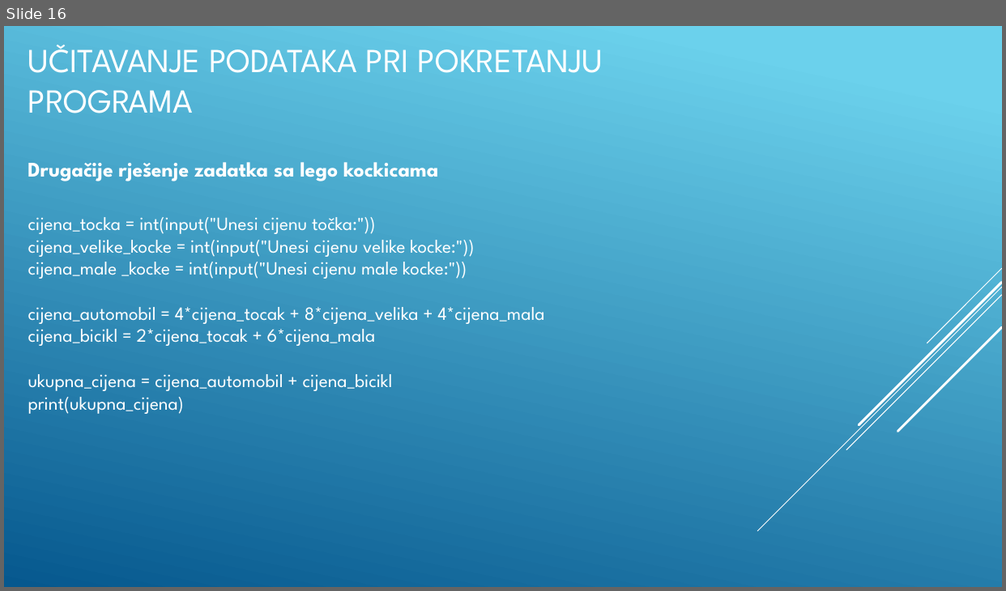
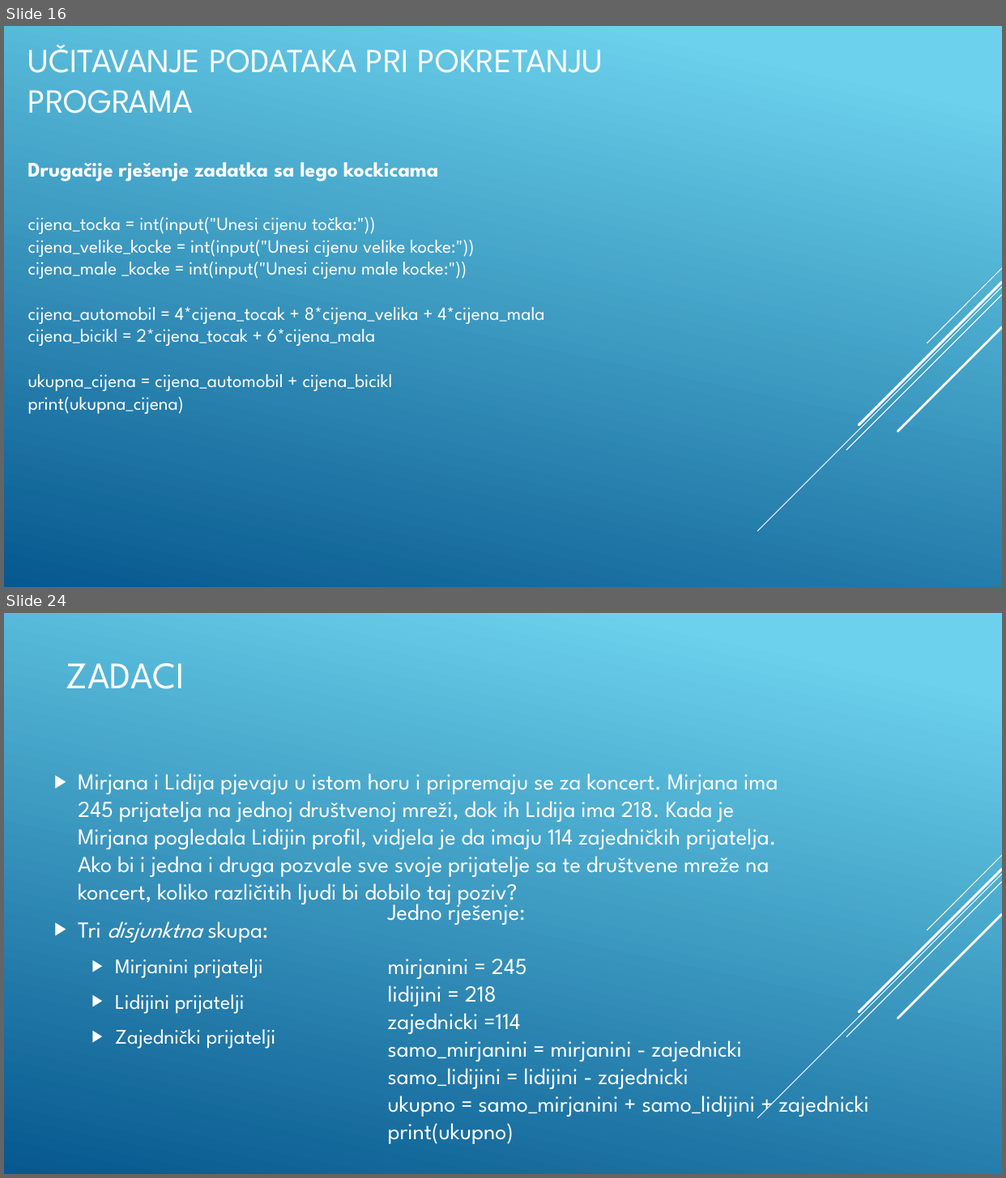
Before and after one commit to BaDnja/Kursevi, a slide deck: Python/Python-Osnovni-kurs/Izracunavanje/1-Osnovne aritmeticke operacije i primjena/Prezentacija.pptx. Shown one above the other, each under a label of ours: slide 16 before the commit, slides 16 and 24 after it; the slides between them are not shown. The pictures are 1006x591 and 1006x1178 pixels, drawn with LibreOffice and Linux fonts; fonts in the diff are those of the drawing. Boxes give left, top, right and bottom in pixels: in the first picture for what was removed or moved away, otherwise in the second. Text is boxed around its words. In the diff, an @@ line names an element or a change of style, - is before the commit and + after.

```diff
--- a/Python/Python-Osnovni-kurs/Izracunavanje/1-Osnovne aritmeticke operacije i primjena/Prezentacija.pptx
+++ b/Python/Python-Osnovni-kurs/Izracunavanje/1-Osnovne aritmeticke operacije i primjena/Prezentacija.pptx
@@ slide 24 added at (4, 613, 1002, 1174), background gradient #6ED2EB to #06588E; not listed: 5 template elements that a slide beside it also shows @@
@@ title added at (66, 663, 185, 689), 36 pt, text #FFFFFF @@
+ZADACI
@@ text added at (78, 773, 778, 1049), 22 pt, text #FFFFFF @@
+▶ Mirjana i Lidija pjevaju u istom horu i pripremaju se za koncert. Mirjana ima 245 prijatelja na jednoj društvenoj mreži, dok ih Lidija ima 218. Kada je Mirjana pogledala Lidijin profil, vidjela je da imaju 114 zajedničkih prijatelja. Ako bi i jedna i druga pozvale sve svoje prijatelje sa te društvene mreže na koncert, koliko različitih ljudi bi dobilo taj poziv?
+▶ Tri disjunktna skupa:
+  ▶ Mirjanini prijatelji
+  ▶ Lidijini prijatelji
+  ▶ Zajednički prijatelji
@@ text added at (388, 897, 869, 1144), 22 pt, text #FFFFFF @@
+Jedno rješenje:
+mirjanini = 245
+lidijini = 218
+zajednicki =114
+samo_mirjanini = mirjanini - zajednicki
+samo_lidijini = lidijini - zajednicki
+ukupno = samo_mirjanini + samo_lidijini + zajednicki
+print(ukupno)
```
Also in this commit, not shown: 3 slides changed, 6 other slides added, 3 other files.
